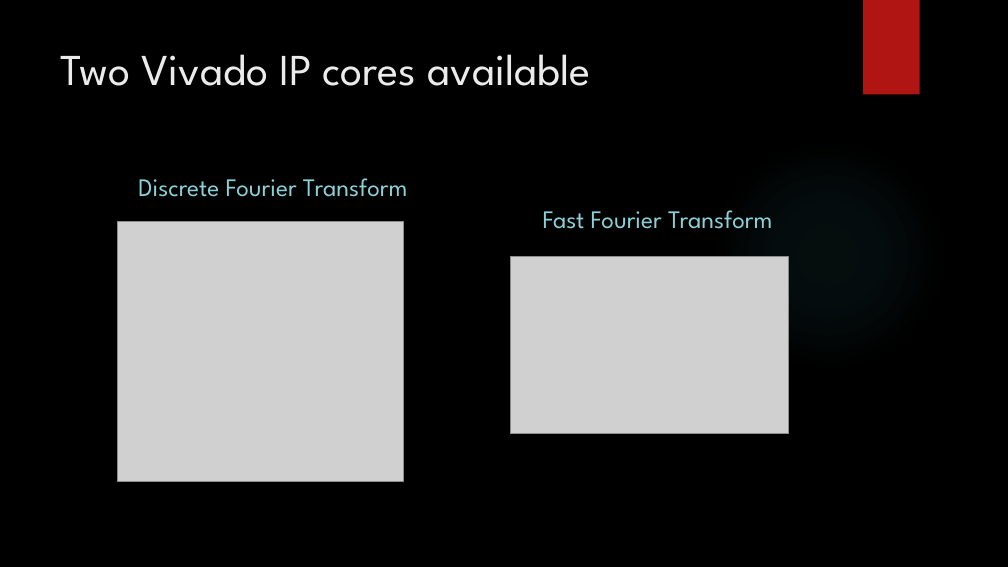
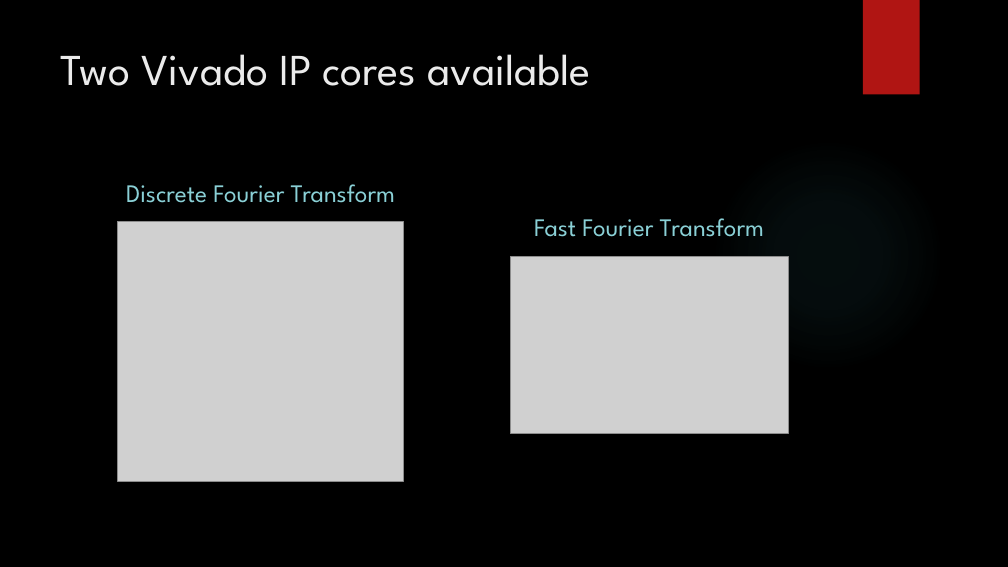
Before and after one commit to rsi7/ECE_540_finalproject, a slide deck: slide 12 of docs/ECE 540 - Final Project Presentation.pptx. Drawn at 1008x567 pixels with LibreOffice and Linux fonts; fonts in the diff are those of the drawing; grey boxes stand for pictures; background and template pictures are left out. Boxes give left, top, right and bottom in pixels: in the first picture for what was removed or moved away, otherwise in the second. Text is boxed around its words. In the diff, an @@ line names an element or a change of style, - is before the commit and + after.

```diff
--- a/docs/ECE 540 - Final Project Presentation.pptx
+++ b/docs/ECE 540 - Final Project Presentation.pptx
@@ text "Discrete Fourier Transform": place and size @@
-text "Discrete Fourier Transform" at (138, 178, 407, 197)
+text "Discrete Fourier Transform" at (126, 184, 395, 203)
@@ text "Fast Fourier Transform": place and size @@
-text "Fast Fourier Transform" at (543, 210, 772, 229)
+text "Fast Fourier Transform" at (534, 218, 764, 237)
```
Also in this commit, not shown: 6 other slides changed.
